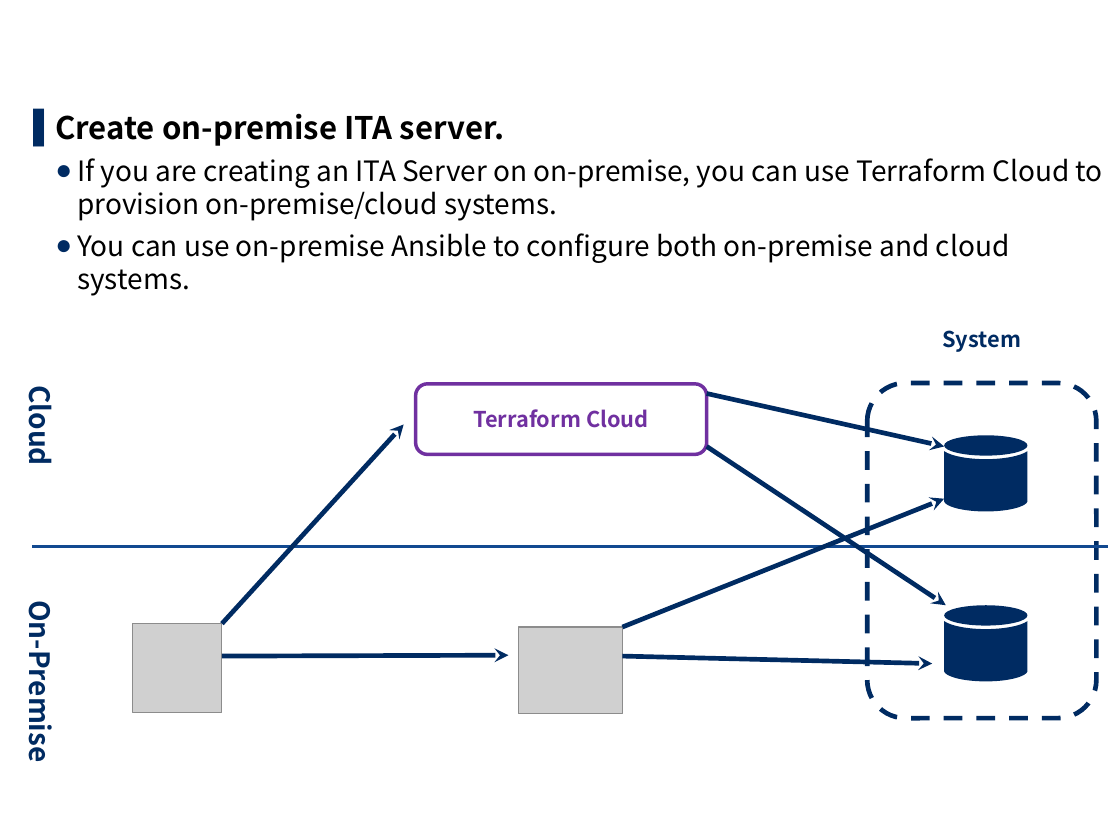
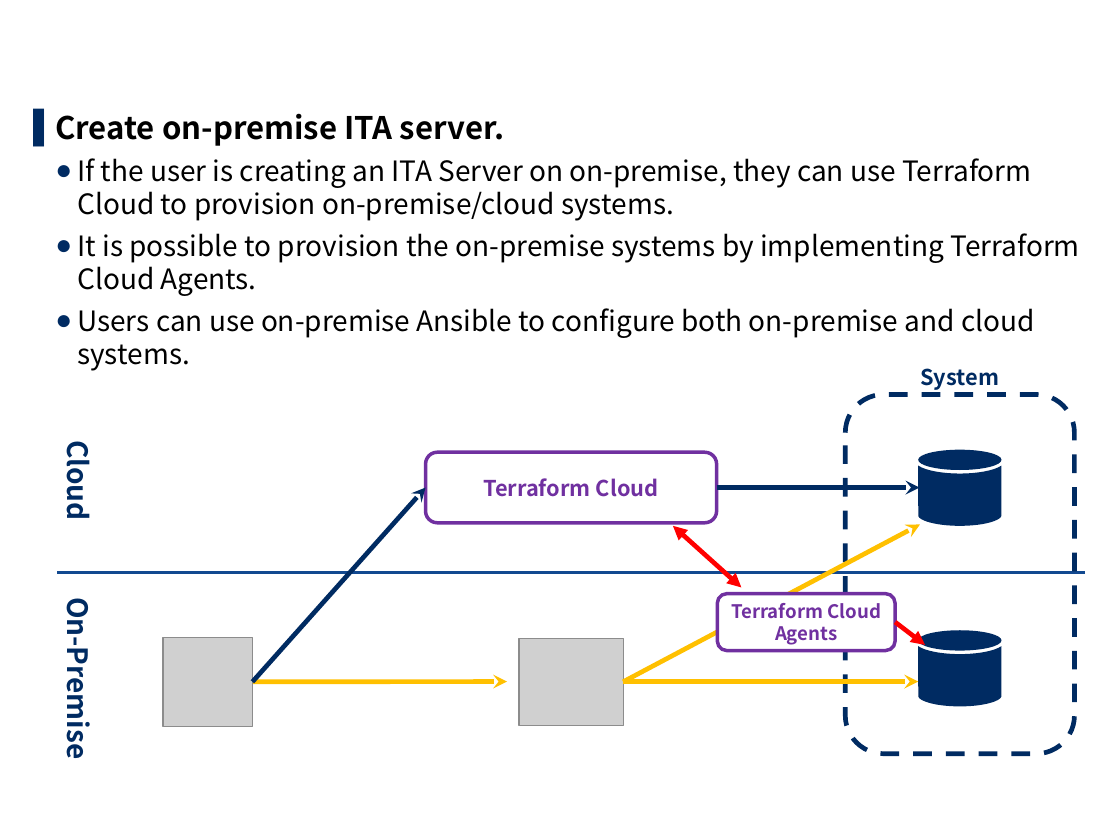
Before and after one commit to exastro-suite/it-automation-docs, a slide deck: slide 12 of asset/Learn/ITA-Terraform-Driver_en.pptx. Drawn at 1120x840 pixels with LibreOffice and Linux fonts; fonts in the diff are those of the drawing; grey boxes stand for pictures; background and template pictures are left out. Boxes give left, top, right and bottom in pixels: in the first picture for what was removed or moved away, otherwise in the second. Text is boxed around its words. In the diff, an @@ line names an element or a change of style, - is before the commit and + after.

```diff
--- a/asset/Learn/ITA-Terraform-Driver_en.pptx
+++ b/asset/Learn/ITA-Terraform-Driver_en.pptx
@@ text at (x1=77, y1=158, x2=1079, y2=371): text changed @@
-  ● If you are creating an ITA Server on on-premise, you can use Terraform Cloud to provision on-premise/cloud systems.
-  ● You can use on-premise Ansible to configure both on-premise and cloud systems.
+  ● If the user is creating an ITA Server on on-premise, they can use Terraform Cloud to provision on-premise/cloud systems.
+  ● It is possible to provision the on-premise systems by implementing Terraform Cloud Agents.
+  ● Users can use on-premise Ansible to configure both on-premise and cloud systems.
@@ text "System" moved from (x1=942, y1=330, x2=1021, y2=352) to (x1=920, y1=368, x2=999, y2=390) @@
@@ rounded rectangle resized from (x1=867, y1=383, x2=1096, y2=718) to (x1=846, y1=394, x2=1075, y2=754) @@
@@ text "Cloud" moved from (x1=22, y1=393, x2=63, y2=463) to (x1=60, y1=448, x2=101, y2=518) @@
@@ arrow removed from (707, 447) to (945, 605) @@
@@ freeform shape moved from (x1=944, y1=436, x2=1027, y2=512) to (x1=918, y1=449, x2=1001, y2=525) @@
@@ rounded rectangle "Terraform Cloud" moved from (x1=416, y1=384, x2=707, y2=455) to (x1=426, y1=452, x2=717, y2=523) @@
@@ arrow moved from (222, 624) - (403, 424) to (252, 682) - (426, 487) @@
@@ arrow moved from (707, 393) - (944, 447) to (717, 487) - (920, 487) @@
@@ arrow moved from (623, 627) - (944, 498) to (623, 682) - (920, 524) @@
@@ arrow (623, 682) - (920, 524): stroke #002B62 3 pt to #FFC000 3 pt @@
@@ double arrow added from (673, 526) to (741, 588), #FF0000 3 pt @@
@@ text "On-Premise" moved from (x1=22, y1=616, x2=63, y2=757) to (x1=60, y1=613, x2=101, y2=754) @@
@@ line moved from (32, 547) - (1109, 547) to (57, 572) - (1085, 572) @@
@@ rounded rectangle added at (x1=718, y1=594, x2=896, y2=651), fill #FFFFFF, outline #7030A0 2.25 pt, 12 pt, text #7030A0, bold @@
+Terraform Cloud
+Agents
@@ arrow added from (895, 622) to (925, 645), #FF0000 3 pt @@
@@ picture moved from (x1=132, y1=624, x2=222, y2=713) to (x1=164, y1=637, x2=253, y2=727) @@
@@ picture moved from (x1=519, y1=627, x2=623, y2=713) to (x1=519, y1=638, x2=623, y2=725) @@
@@ freeform shape moved from (x1=944, y1=605, x2=1027, y2=681) to (x1=918, y1=631, x2=1001, y2=707) @@
@@ arrow moved from (222, 656) - (508, 655) to (252, 682) - (507, 682) @@
@@ arrow (252, 682) - (507, 682): stroke #002B62 3 pt to #FFC000 3 pt @@
@@ arrow moved from (623, 656) - (932, 664) to (623, 682) - (918, 682) @@
@@ arrow (623, 682) - (918, 682): stroke #002B62 3 pt to #FFC000 3 pt @@
```
Also in this commit, not shown: 8 other slides changed, 11 other files.
